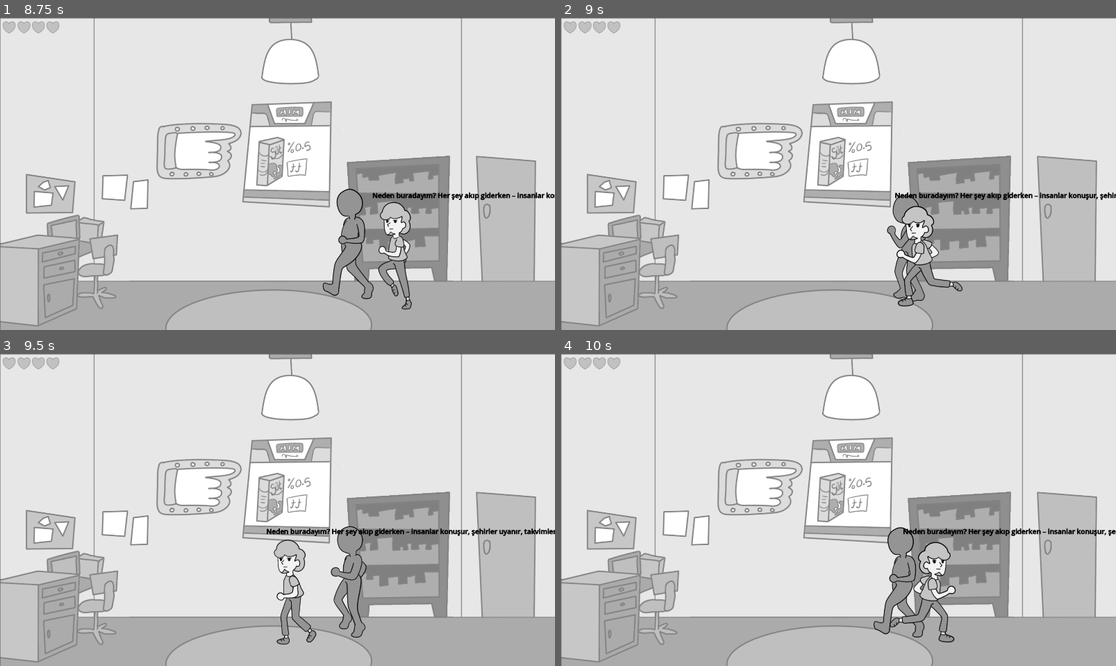
Above: before the commit, frames 1-4 (two rows, left to right).
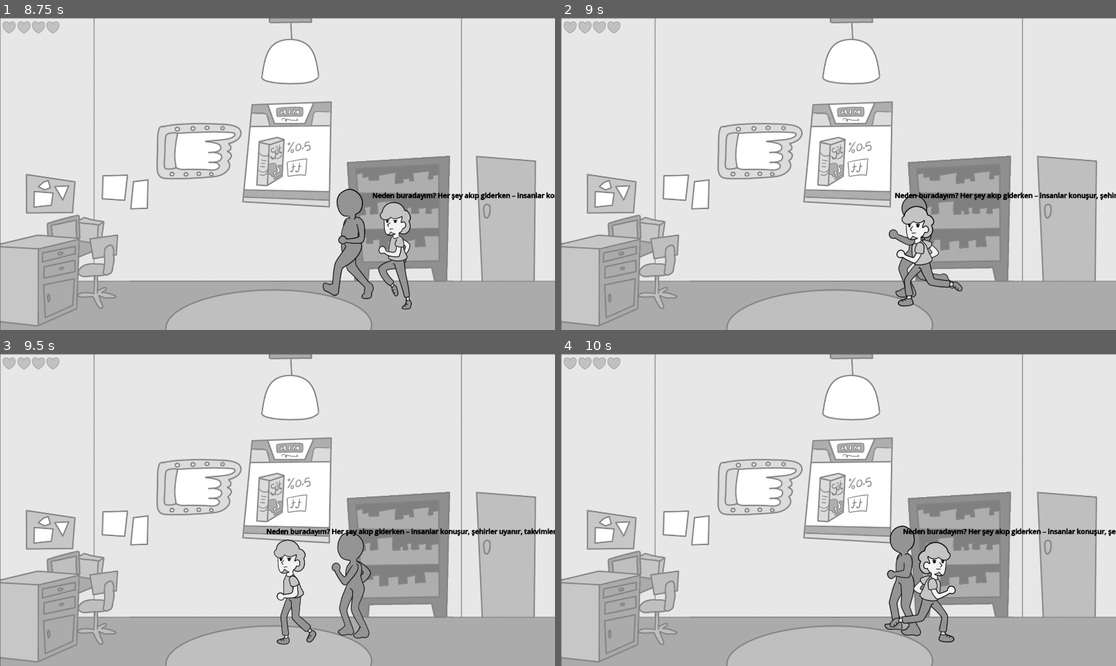
Above: after the commit, the same moments.

Repository: UmtiPako/Memoryless
Game: Godot game, scene res://Scenes/Places/ev/sahne_ev.tscn
The game is run twice, just before and just after one commit, with the same random seed, the same clock (stepped at 60 frames per second) and the same inputs. This scene is started directly instead of the project's main scene.
Inputs:
- Up to frame 1 (8.75 s): tap Enter (ui_accept) at 0.5, 0.77, 1.52, 3.02, 3.77, 4.52, 6.02, 6.77, 7.52 s; hold Right (ui_right) 0.53-2.03 s; tap Shift (Dash) every 0.75 s from 0.6 to 8.1 s; hold Left (ui_left) 2.03-4.28 s; hold Right (ui_right) 4.28-8.03 s; hold Left (ui_left) from 8.03 s (still down)
- Up to frame 2 (9 s): keep holding Left (ui_left); tap Shift (Dash) at 8.85 s
- Up to frame 3 (9.5 s): keep holding Left (ui_left); tap Enter (ui_accept) at 9.02 s
- Up to frame 4 (10 s): release Left (ui_left) at 9.53 s; hold Right (ui_right) from 9.53 s (still down); tap Shift (Dash) at 9.6 s; tap Enter (ui_accept) at 9.77 s

Frame 1 is identical in both runs. In frame 2, 0.6% of the frame differs, in the area x 58-71%, y 56-91%; in frame 3, 0.8%, in the area x 59-67%, y 55-92%; in frame 4, 0.7%.

Commit message:
area2d disabled

Diff:
--- a/People/Enemies/enemy.gd
+++ b/People/Enemies/enemy.gd
@@ -75,12 +75,12 @@
 	if !dash_delay && !is_dead:
 		if (player.global_position.x < global_position.x):
 				animated_sprite_2d.flip_h = true
-				$Area2D.visible = false
-				$Area2D2.visible = true
+				$Area2D/CollisionShape2D.disabled = true
+				$Area2D2/CollisionShape2D.disabled = false
 		else:
 				animated_sprite_2d.flip_h = false
-				$Area2D.visible = true
-				$Area2D2.visible = false
+				$Area2D/CollisionShape2D.disabled = false
+				$Area2D2/CollisionShape2D.disabled = true
 
 	update_layer_by_position()
 
--- a/People/Enemies/enemy.tscn
+++ b/People/Enemies/enemy.tscn
@@ -212,7 +212,7 @@
 shape = SubResource("CapsuleShape2D_hghv2")
 
 [node name="DashDelay" type="Timer" parent="."]
-wait_time = 1.6
+wait_time = 1.2
 
 [connection signal="body_entered" from="Area2D" to="." method="_on_area_2d_body_entered"]
 [connection signal="body_entered" from="Area2D2" to="." method="_on_area_2d_body_entered"]
--- a/People/Player/the_guy.gd
+++ b/People/Player/the_guy.gd
@@ -71,14 +71,14 @@
 		if velocity.x > 0:
 			# Moving right - face right
 			animated_sprite_2d.scale.x = 1
-			$Area2D.visible = true
-			$Area2D2.visible = false
+			$Area2D/CollisionShape2D.disabled = false
+			$Area2D2/CollisionShape2D.disabled = true
 
 		elif velocity.x < 0:
 			# Moving left - face left
 			animated_sprite_2d.scale.x = -1
-			$Area2D.visible = false
-			$Area2D2.visible = true
+			$Area2D/CollisionShape2D.disabled = true
+			$Area2D2/CollisionShape2D.disabled = false
 
 		velocity = direction * SPEED
 		if is_dashing:
